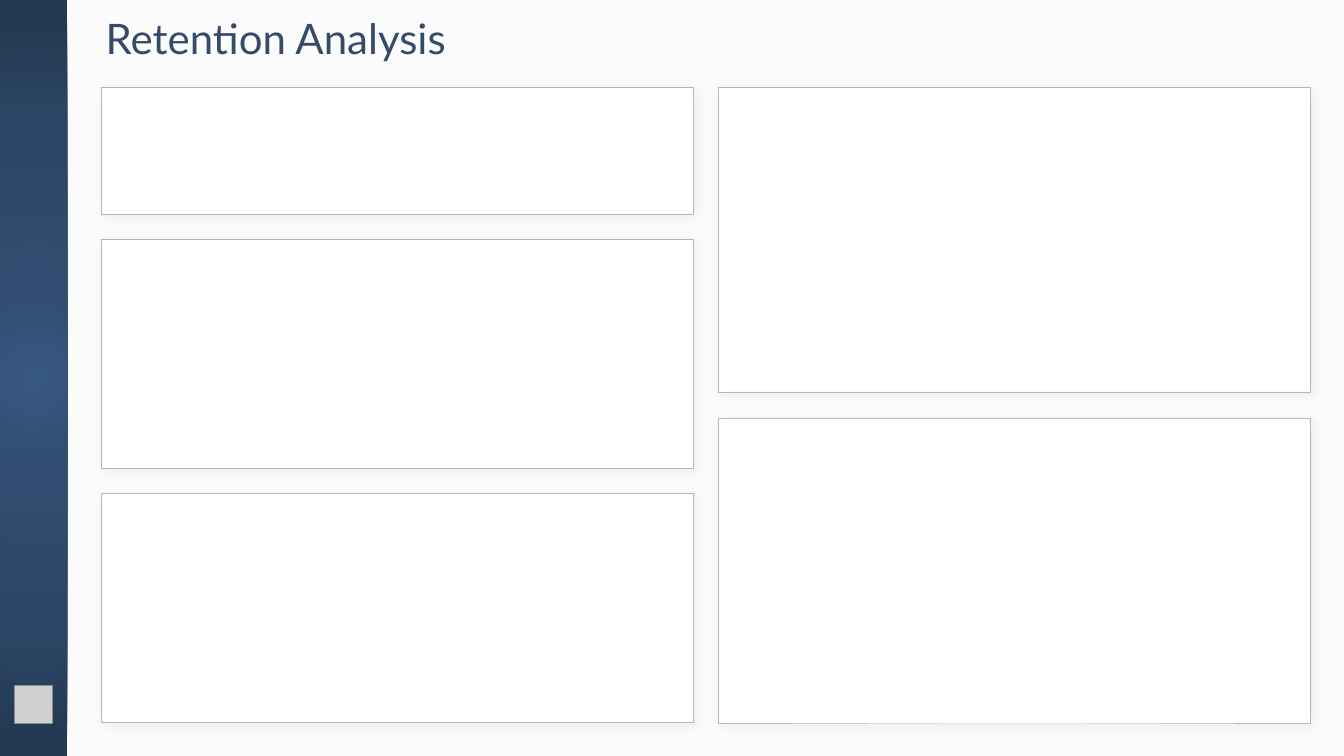
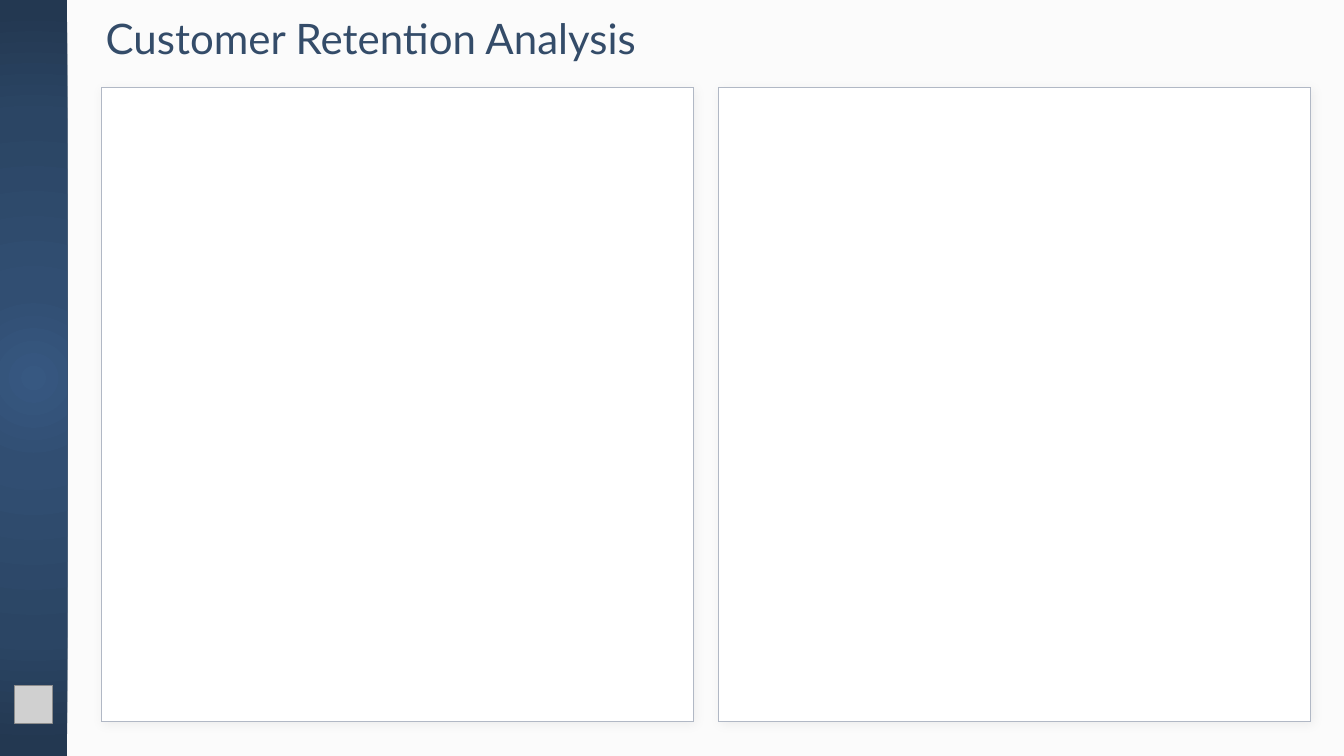
Before and after one commit to kon-mat/PracaInzynierska, a slide deck: slide 6 of BrazilianECommerce/Background/Backgrounds.pptx. Drawn at 1344x756 pixels with LibreOffice and Linux fonts; fonts in the diff are those of the drawing; grey boxes stand for pictures. Boxes give left, top, right and bottom in pixels: in the first picture for what was removed or moved away, otherwise in the second. Text is boxed around its words. In the diff, an @@ line names an element or a change of style, - is before the commit and + after.

Commit message:
Budowanie raportu - Retention - Analiza kohortowa i wskaźnik retencji na macierzy

```diff
--- a/BrazilianECommerce/Background/Backgrounds.pptx
+++ b/BrazilianECommerce/Background/Backgrounds.pptx
@@ text at box(106, 23, 635, 62): text changed @@
-Retention Analysis
+Customer Retention Analysis
@@ rectangle: place and size @@
-rectangle at box(101, 87, 693, 214)
+rectangle at box(101, 87, 693, 721)
@@ rectangle: place and size @@
-rectangle at box(718, 87, 1310, 392)
+rectangle at box(718, 87, 1310, 721)
@@ rectangle removed at box(101, 239, 693, 468) @@
@@ rectangle removed at box(718, 418, 1310, 723) @@
@@ rectangle removed at box(101, 493, 693, 722) @@
```
Also in this commit, not shown: 2 other files.
